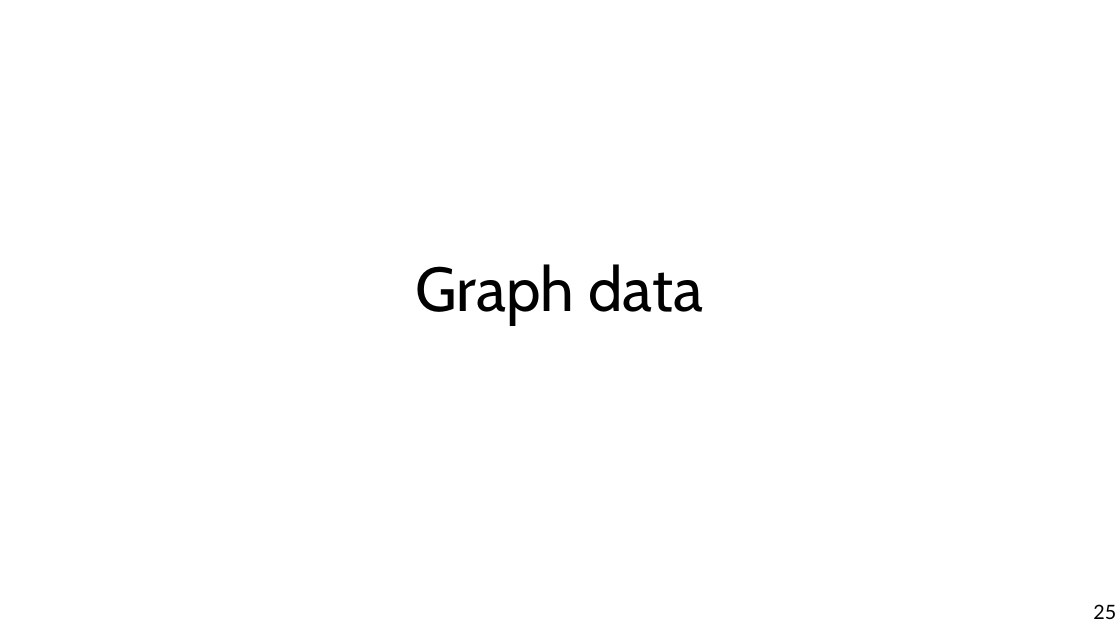
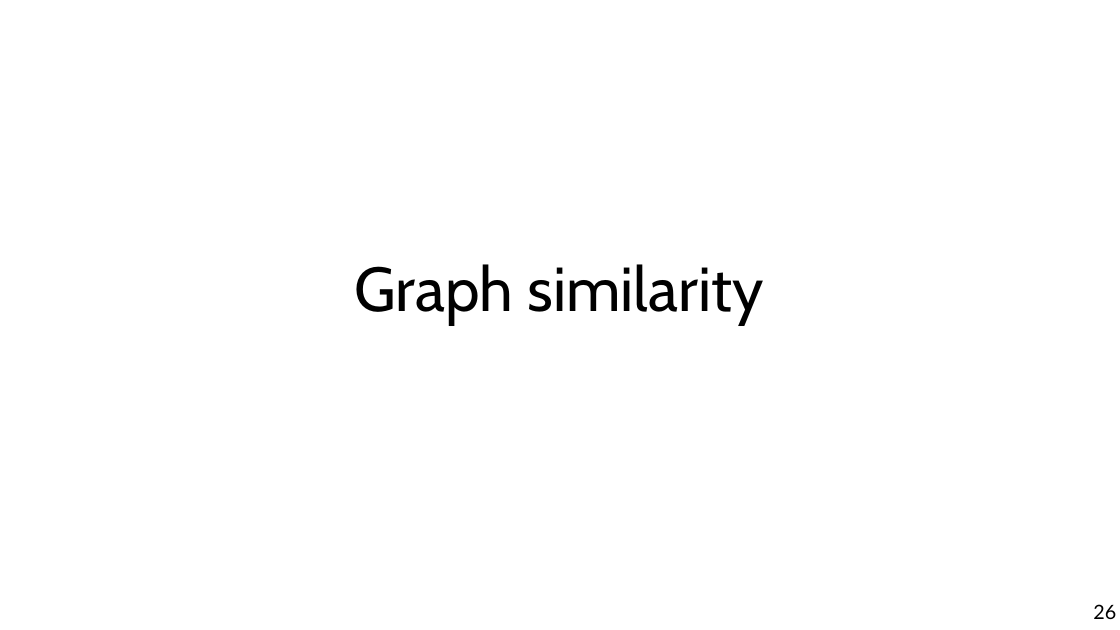
Before and after one commit to chatox/data-mining-course, a slide deck: slide 26 of theory/odp/tt07_sim_beyond_numerical.odp (slide 25 before the commit). Drawn at 1120x630 pixels with LibreOffice and Linux fonts; fonts in the diff are those of the drawing. Boxes give left, top, right and bottom in pixels: in the first picture for what was removed or moved away, otherwise in the second. Text is boxed around its words. In the diff, an @@ line names an element or a change of style, - is before the commit and + after.

```diff
--- a/theory/odp/tt07_sim_beyond_numerical.odp
+++ b/theory/odp/tt07_sim_beyond_numerical.odp
@@ title at box(355, 264, 763, 324): text changed @@
-Graph data
+Graph similarity
@@ page number at box(1093, 604, 1116, 619): text changed @@
-25
+26
```
Also in this commit, not shown: 15 other slides changed, 2 slides added, 1 other file.
